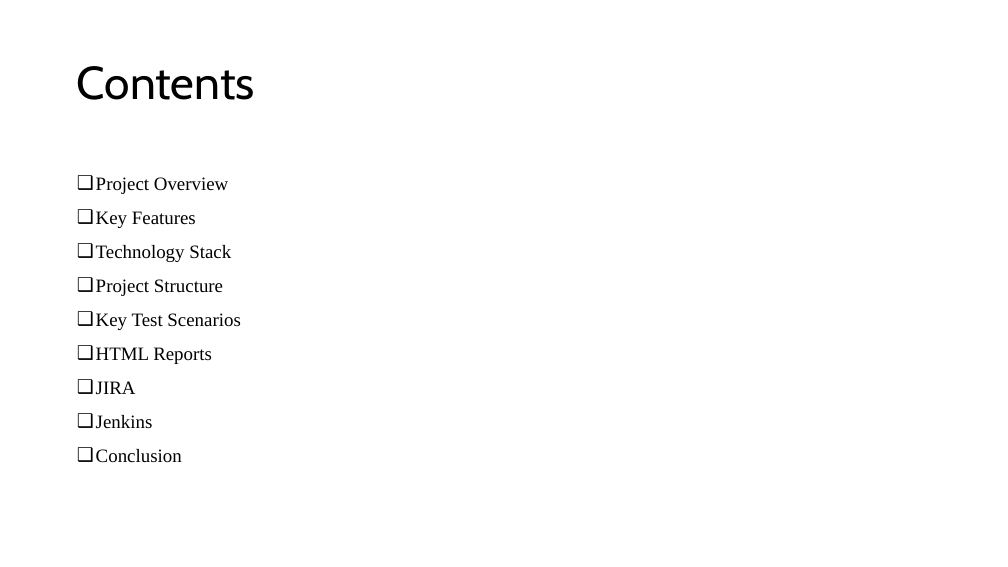
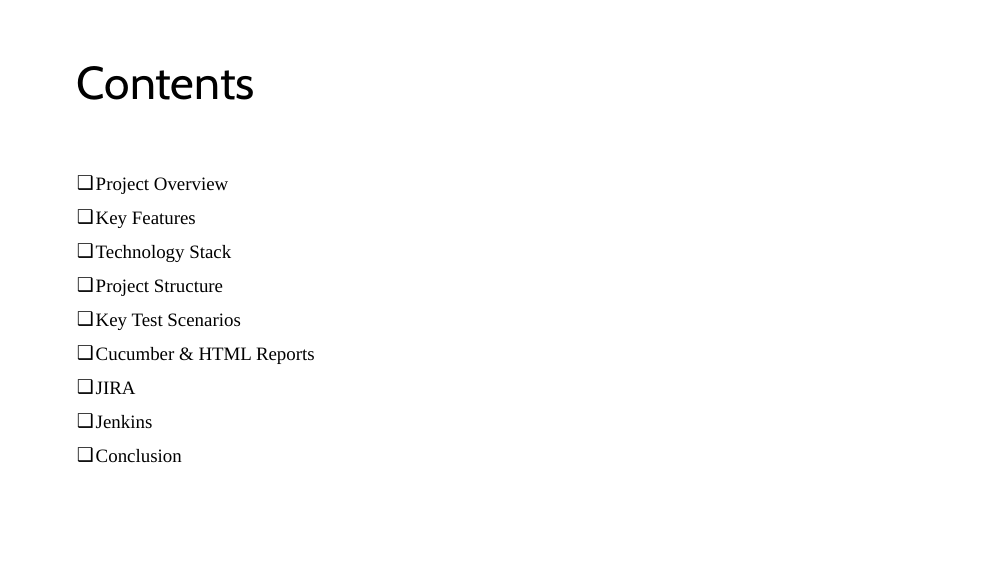
Before and after one commit to sahuljr7/Capstone-Project, a slide deck: slide 2 of PPT.pptx. Drawn at 1008x567 pixels with LibreOffice and Linux fonts; fonts in the diff are those of the drawing. Boxes give left, top, right and bottom in pixels: in the first picture for what was removed or moved away, otherwise in the second. Text is boxed around its words. In the diff, an @@ line names an element or a change of style, - is before the commit and + after.

Commit message:
ppt update

```diff
--- a/PPT.pptx
+++ b/PPT.pptx
@@ text at (96, 347, 315, 364): text changed @@
-❑ HTML Reports
+❑ Cucumber & HTML Reports
```
Also in this commit, not shown: 2 other slides changed, 1 slide added.
